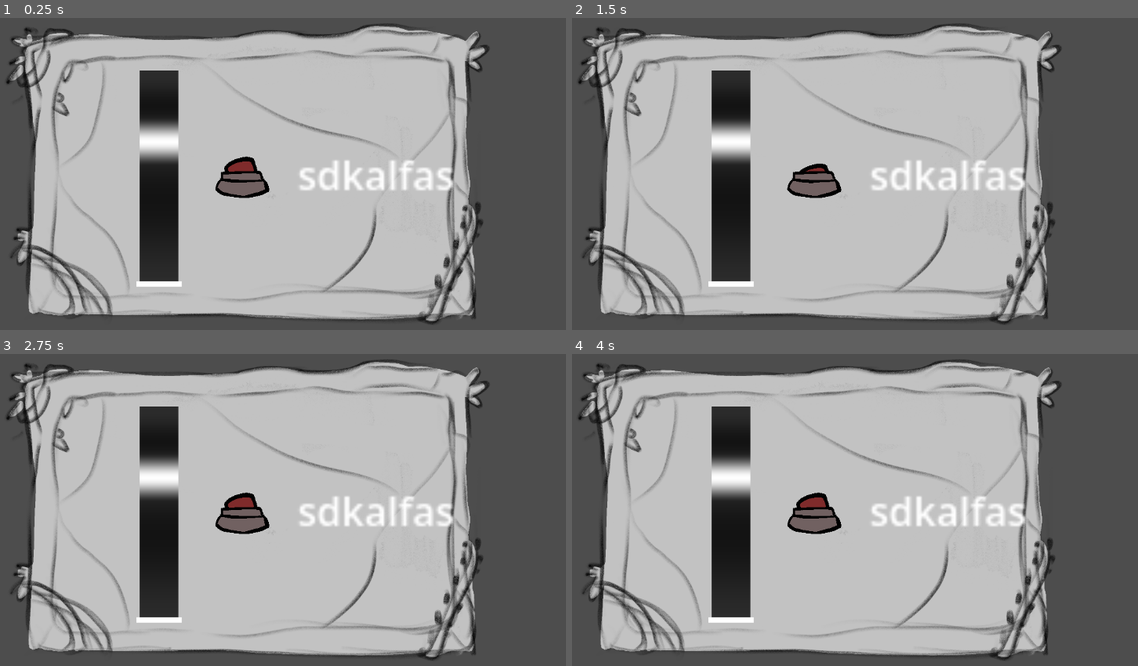
Above: before the commit, frames 1-4 (two rows, left to right).
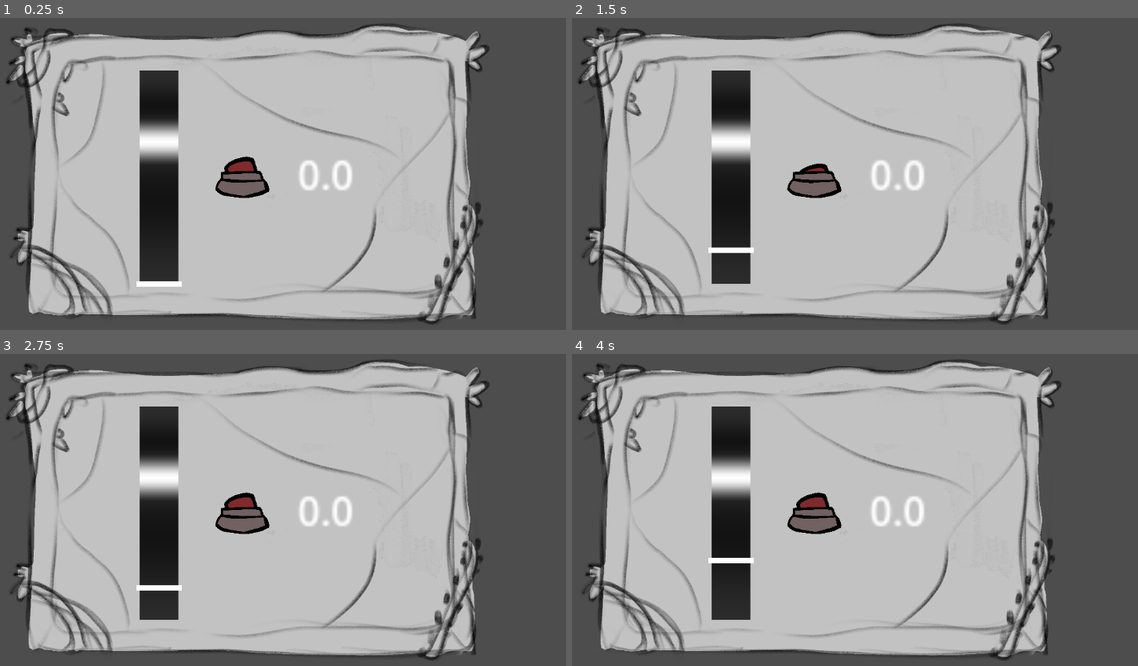
Above: after the commit, the same moments.

Repository: Horacjusz/a_merdz_byl
Game: Godot game, scene res://scenes/riddles/MashSlider.tscn
Two runs of this game, one before a commit and one after it. Both use one fixed random seed, a clock stepped at 60 frames per second and the inputs below. This scene is started directly instead of the project's main scene. The engine's default icon, where the game draws it, is replaced by a stand-in: a white triangle on a blue panel in a dark square. Sound files missing from this copy of the repository are replaced by a short silence.
Inputs (mouse positions are in pixels of both pictures, inside the frame that each line leads up to):
- Up to frame 1 (0.25 s): no input
- Up to frame 2 (1.5 s): click (815, 174) at 0.5 s; move the mouse to (962, 152) at 1.27 s; hold Right (ui_right) from 1.28 s (still down); hold Space (spacja) from 1.28 s (still down); click (962, 152) at 1.42 s
- Up to frame 3 (2.75 s): move the mouse to (124, 522) at 2.02 s; release Right (ui_right) at 2.03 s; release Space (spacja) at 2.03 s; hold Down (ui_down) from 2.03 s (still down); tap Space (spacja) at 2.1 s; click (124, 522) at 2.17 s
- Up to frame 4 (4 s): tap Enter at 2.75 s; move the mouse to (888, 425) at 2.77 s; release Down (ui_down) at 2.78 s; hold Right (ui_right) 2.78-3.53 s; hold Space (spacja) 2.78-3.53 s; click (888, 425) at 2.92 s; move the mouse to (792, 575) at 3.52 s; hold Up (ui_up) from 3.53 s (still down); tap Space (spacja) at 3.6 s; click (792, 575) at 3.67 s

The runs differ from the first frame. In frame 1, 1.0% of the frame differs, in the area x 52-81%, y 45-56%; in frame 2, 1.3%, in the area x 24-81%, y 45-87%; in frame 3, 1.3%; in frame 4, 1.3%.
Error before the commit: Parse Error: Function "solve()" not found in base self. (res://scripts/riddles/mash_slider.gd:36)

Commit message:
symbols riddle, first version

Diff:
--- /dev/null
+++ b/game/scenes/riddles/Symbols.tscn
@@ -0,0 +1,58 @@
+[gd_scene format=3 uid="uid://cwxv7p74ef4qb"]
+
+[ext_resource type="Texture2D" uid="uid://c0rdxc0e08gd1" path="res://assets/gui_asset/Background_riddles.png" id="1_bb2aw"]
+[ext_resource type="Script" uid="uid://el8f0f83oonj" path="res://scripts/riddles/symbols.gd" id="1_ws2qj"]
+[ext_resource type="Texture2D" uid="uid://b5y3f2ljdp87y" path="res://assets/riddles_asset/Inner_circle_asset_empty.png" id="3_o5rfj"]
+[ext_resource type="Texture2D" uid="uid://b7qa3wkvrvck1" path="res://assets/riddles_asset/Middle_circle_asset_empty.png" id="4_r44w0"]
+[ext_resource type="Texture2D" uid="uid://dlo0r1d3yvqi6" path="res://assets/riddles_asset/Outer_circle_asset_empty.png" id="5_yipw8"]
+
+[sub_resource type="CircleShape2D" id="CircleShape2D_o5rfj"]
+radius = 185.0
+
+[sub_resource type="CircleShape2D" id="CircleShape2D_r44w0"]
+radius = 325.0
+
+[sub_resource type="CircleShape2D" id="CircleShape2D_ws2qj"]
+radius = 475.0
+
+[node name="Symbols" type="Node2D" unique_id=1578316535]
+script = ExtResource("1_ws2qj")
+
+[node name="Sprite2D" type="Sprite2D" parent="." unique_id=293219898]
+position = Vector2(576, 324)
+scale = Vector2(0.55890656, 0.55890656)
+texture = ExtResource("1_bb2aw")
+
+[node name="InnerCircle" type="Sprite2D" parent="." unique_id=339678521]
+position = Vector2(576, 324)
+scale = Vector2(0.35, 0.35)
+texture = ExtResource("3_o5rfj")
+
+[node name="MiddleCircle" type="Sprite2D" parent="." unique_id=2124998917]
+position = Vector2(576, 324)
+scale = Vector2(0.35, 0.35)
+texture = ExtResource("4_r44w0")
+
+[node name="OuterCircle" type="Sprite2D" parent="." unique_id=223070838]
+position = Vector2(576, 324)
+scale = Vector2(0.35, 0.35)
+texture = ExtResource("5_yipw8")
+
+[node name="Area2D" type="Area2D" parent="." unique_id=442219544]
+position = Vector2(576, 324)
+scale = Vector2(0.35, 0.35)
+
+[node name="InnerCollisionShape" type="CollisionShape2D" parent="Area2D" unique_id=1281374101]
+z_index = 2
+scale = Vector2(0.99999994, 0.99999994)
+shape = SubResource("CircleShape2D_o5rfj")
+
+[node name="MiddleCollisionShape" type="CollisionShape2D" parent="Area2D" unique_id=841263215]
+z_index = 1
+scale = Vector2(0.9999998, 0.9999998)
+shape = SubResource("CircleShape2D_r44w0")
+
+[node name="OuterCollisionShape" type="CollisionShape2D" parent="Area2D" unique_id=36842717]
+shape = SubResource("CircleShape2D_ws2qj")
+
+[connection signal="input_event" from="Area2D" to="." method="input_event"]
--- a/game/scripts/riddles/riddle.gd
+++ b/game/scripts/riddles/riddle.gd
@@ -2,3 +2,10 @@
 class_name Riddle
 
 signal solved
+
+var in_progress := true
+
+func solve():
+	if in_progress:
+		in_progress = false
+		solved.emit()
--- /dev/null
+++ b/game/scripts/riddles/symbols.gd
@@ -0,0 +1,93 @@
+extends Riddle
+
+var symbols = [
+	load("res://assets/riddles_asset/Symbo1.png"),
+	load("res://assets/riddles_asset/Symbol2.png"),
+	load("res://assets/riddles_asset/Symbol3.png"),
+	load("res://assets/riddles_asset/Symbol4.png"),
+	load("res://assets/riddles_asset/Symbol5.png"),
+	load("res://assets/riddles_asset/Symbol6.png"),
+	load("res://assets/riddles_asset/Symbol7.png"),
+	load("res://assets/riddles_asset/Symbol8.png"),
+]
+
+@onready var circles = [$InnerCircle, $MiddleCircle, $OuterCircle]
+const RADIUSES: Array[float] = [105.0, 245.0, 390.0]
+
+var solution: int
+var circle_symbols: Array
+var positions := [0, 0, 0]
+
+func _ready() -> void:
+	shuffle_symbols()
+	for i in range(3):
+		add_symbols(circles[i], circle_symbols[i], RADIUSES[i])
+
+func handle_event(circle_idx: int, event: InputEvent):
+	# Move circles when clicked
+	if is_instance_of(event, InputEventMouseButton) and event.pressed:
+		var direction: int
+		match event.button_index:
+			MouseButton.MOUSE_BUTTON_LEFT:
+				direction = -1
+			MouseButton.MOUSE_BUTTON_RIGHT:
+				direction = 1
+			_:
+				return
+
+		var circle = circles[circle_idx]
+		positions[circle_idx] = posmod(
+			(positions[circle_idx] + direction),
+			circle_symbols[0].size()
+		)
+		var rot: float = TAU - positions[circle_idx] * TAU / circle_symbols[0].size()
+		# don't do a rotation backwards
+		while direction * circle.rotation < direction * rot:
+			circle.rotation += direction * TAU
+
+		var tween = get_tree().create_tween()
+		tween.tween_property(circle, "rotation", rot, 0.1)
+		await tween.finished
+
+		if (
+			selected_symbol(0) == selected_symbol(1)
+			and selected_symbol(1) == selected_symbol(2)
+		):
+			solve()
+
+func selected_symbol(circle_idx: int) -> int:
+	return circle_symbols[circle_idx][positions[circle_idx]]
+
+## Redistribute the symbols so that only one will be common among all circles
+func shuffle_symbols():
+	var n := symbols.size()
+	var indices = range(n)
+	indices.shuffle()
+
+	solution = indices.pop_back()
+	# ensure that each circle will have the same number of symbols
+	while indices.size() % 3 != 0: indices.pop_back()
+	var symbols_out_of_circle = indices.size() / 3
+
+	# symbols on each position in every circle
+	var shuf_syms = [[solution], [solution], [solution]]
+	for i in range(indices.size()):
+		for j in range(3):
+			if int(i / symbols_out_of_circle) != j:
+				shuf_syms[j].append(indices[i])
+	for t in shuf_syms: t.shuffle()
+
+	circle_symbols = shuf_syms
+
+## Draw symbols on a circle
+func add_symbols(circle: Sprite2D, indices: Array, radius: float):
+	for i in range(indices.size()):
+		var sym := Sprite2D.new()
+		sym.texture = symbols[indices[i]]
+		var rot := i * TAU / indices.size()
+		sym.position = Vector2.UP.rotated(rot) * radius
+		sym.rotate(rot)
+		circle.add_child(sym)
+
+func input_event(_viewport, event: InputEvent, idx: int):
+	handle_event(idx, event)
Not shown, added: game/scripts/riddles/symbols.gd.uid
